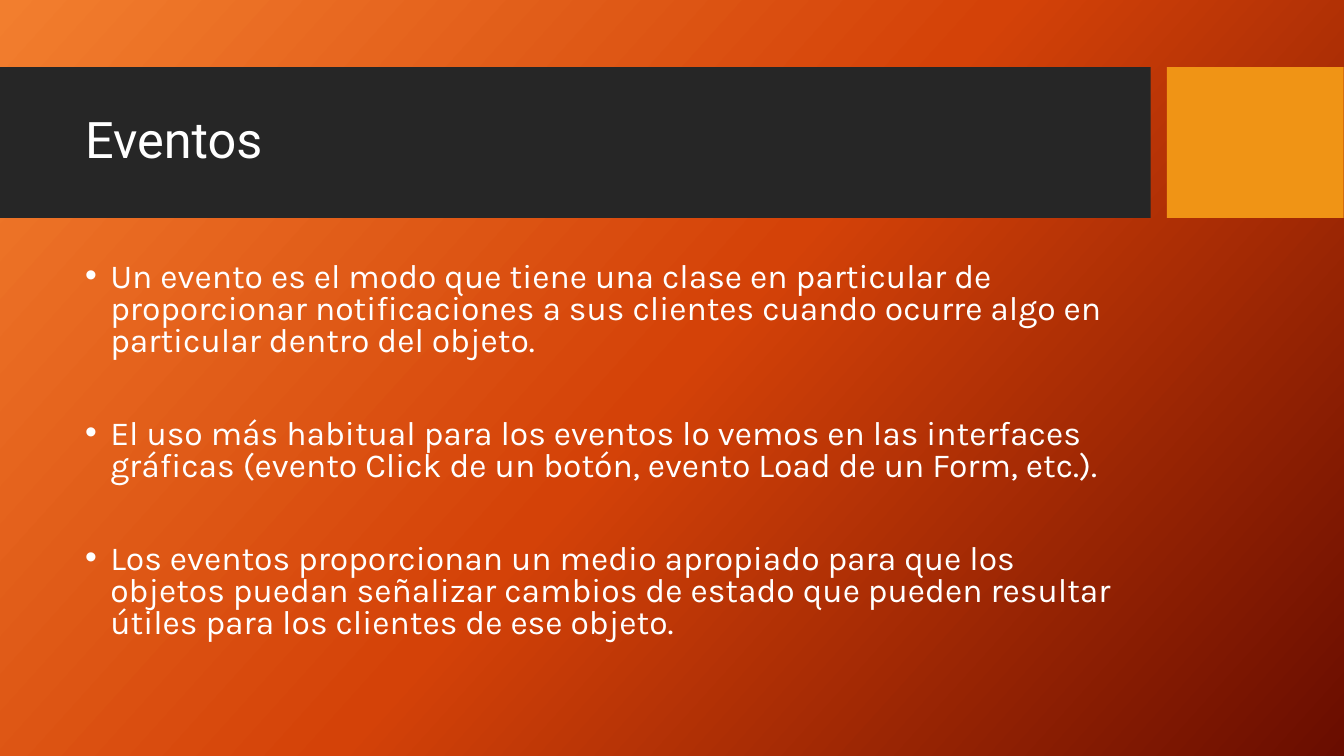
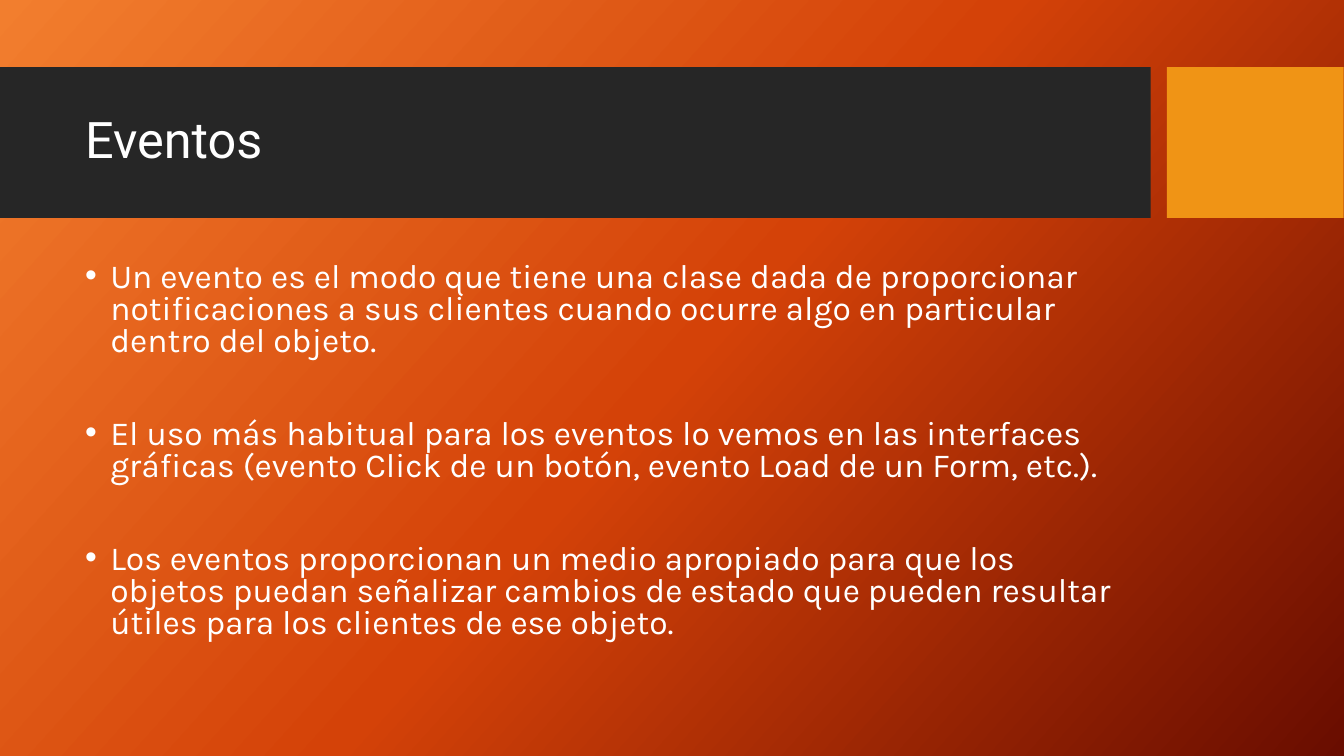
Before and after one commit to FedeDavila1984/utn_prog_y_lab_II, a slide deck: slide 2 of PPTs/ProgramacionII_Clase_23-2018.pptx. Drawn at 1344x756 pixels with LibreOffice and Linux fonts; fonts in the diff are those of the drawing; background and template pictures are left out. Boxes give left, top, right and bottom in pixels: in the first picture for what was removed or moved away, otherwise in the second. Text is boxed around its words. In the diff, an @@ line names an element or a change of style, - is before the commit and + after.

```diff
--- a/PPTs/ProgramacionII_Clase_23-2018.pptx
+++ b/PPTs/ProgramacionII_Clase_23-2018.pptx
@@ text at bbox=[110, 265, 1077, 361]: text changed @@
-• Un evento es el modo que tiene una clase en particular de proporcionar notificaciones a sus clientes cuando ocurre algo en particular dentro del objeto.
+• Un evento es el modo que tiene una clase dada de proporcionar notificaciones a sus clientes cuando ocurre algo en particular dentro del objeto.
```
Also in this commit, not shown: 8 other files.
